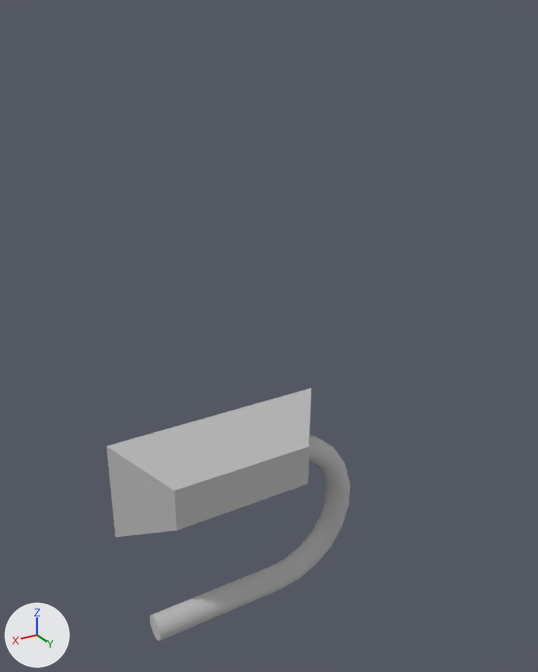
One commit to the OBJ model Assets/Prefabs/Bathroom Themed Prefabs/Originals/Toilet_roll_holder.obj: the scene before it, then after it.
Both versions are drawn from a 50 mm camera at (1.018, 1.832, 2.51) aimed at (-0.005, 0.126, 1.657). The lights are fixed; the arrows at lower left show +X, +Y and +Z. Where no turn or scale is listed for an object, it has been applied to the vertices.

In view in the first picture: 'Toilet_roll_holder'.
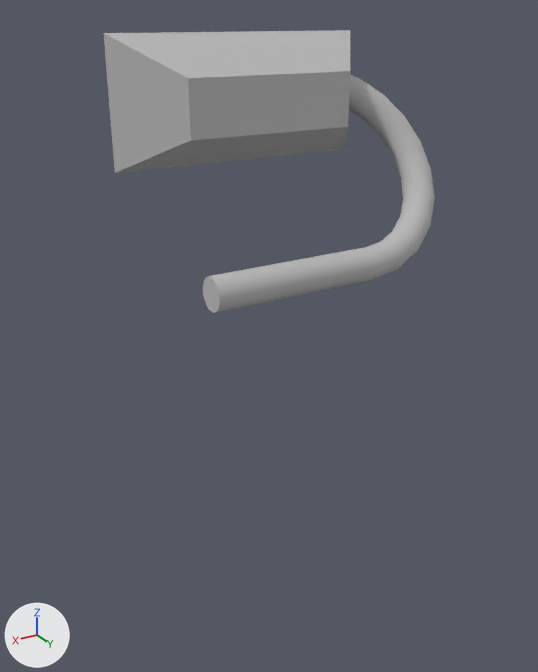
The change, as a diff of the scene's bpy script:
```diff
--- a/Assets/Prefabs/Bathroom Themed Prefabs/Originals/Toilet_roll_holder.obj.py
+++ b/Assets/Prefabs/Bathroom Themed Prefabs/Originals/Toilet_roll_holder.obj.py
@@ me_toilet_roll_holder @@
 me_toilet_roll_holder.from_pydata(...)  # 369 vertices, 367 faces; spans x -0.392..0.455, y -0.035..0.147, z 0.621..1.347
 # used by ob_toilet_roll_holder; location = (0.0, 0.0, 0.0)
+# me_toilet_roll_holder part 1: the loose piece of 8 vertices spanning x -0.269..0.455, y -0.035..0.147, z 1.018..1.347 is moved by (-0.082, 0.03, 1.124)
+# me_toilet_roll_holder part 2: the loose piece of 361 vertices spanning x -0.392..0.375, y -0.011..0.076, z 0.621..1.243 is turned 36.2 degrees about the x axis through its middle, then moved by (-0.082, 0.17, 1.197)
 me_toilet_roll_holder.materials.append(mat_initialshadinggroup)
```

Changed parts and their boxes (x1, y1, x2, y2) in the pictures (538 x 672 px; the box of a moved part takes in the faces that stretch with it):
'Toilet_roll_holder', reshaped (36% wider, 12% taller): before (106, 388, 350, 641); after (104, 30, 435, 313)
part 1 of me_toilet_roll_holder, moved or reshaped: before (106, 388, 311, 537); after (104, 30, 350, 173)
part 2 of me_toilet_roll_holder, moved or reshaped: before (150, 435, 350, 641); after (203, 75, 435, 313)
